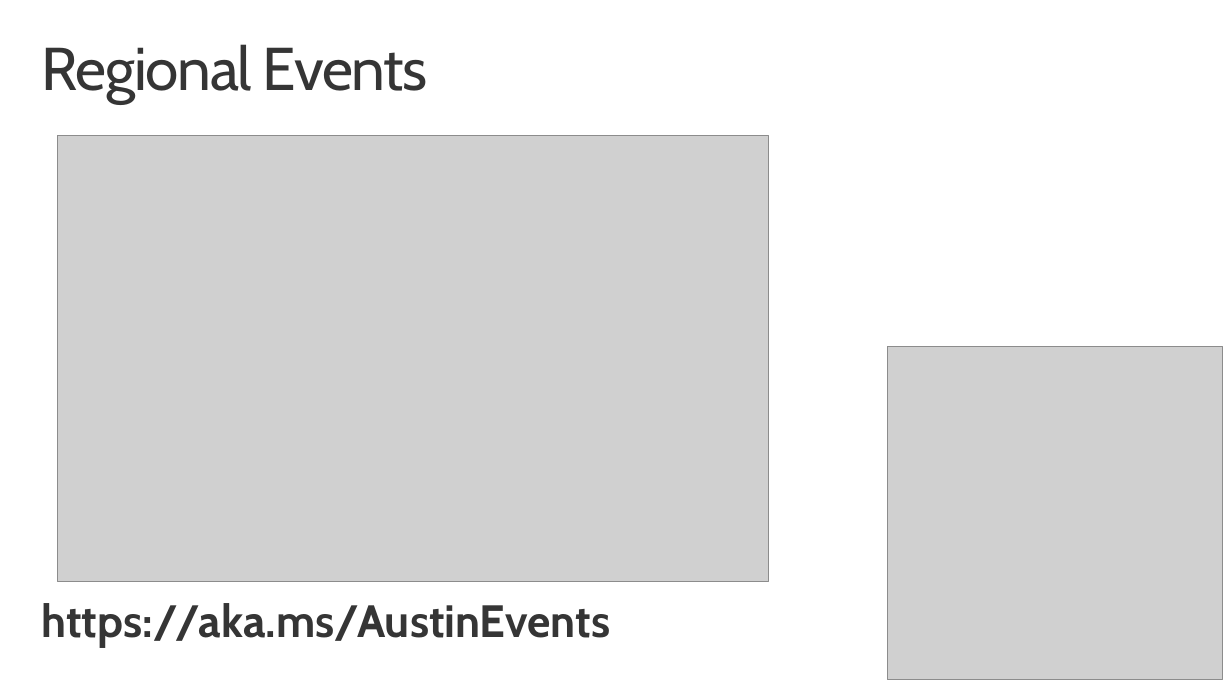
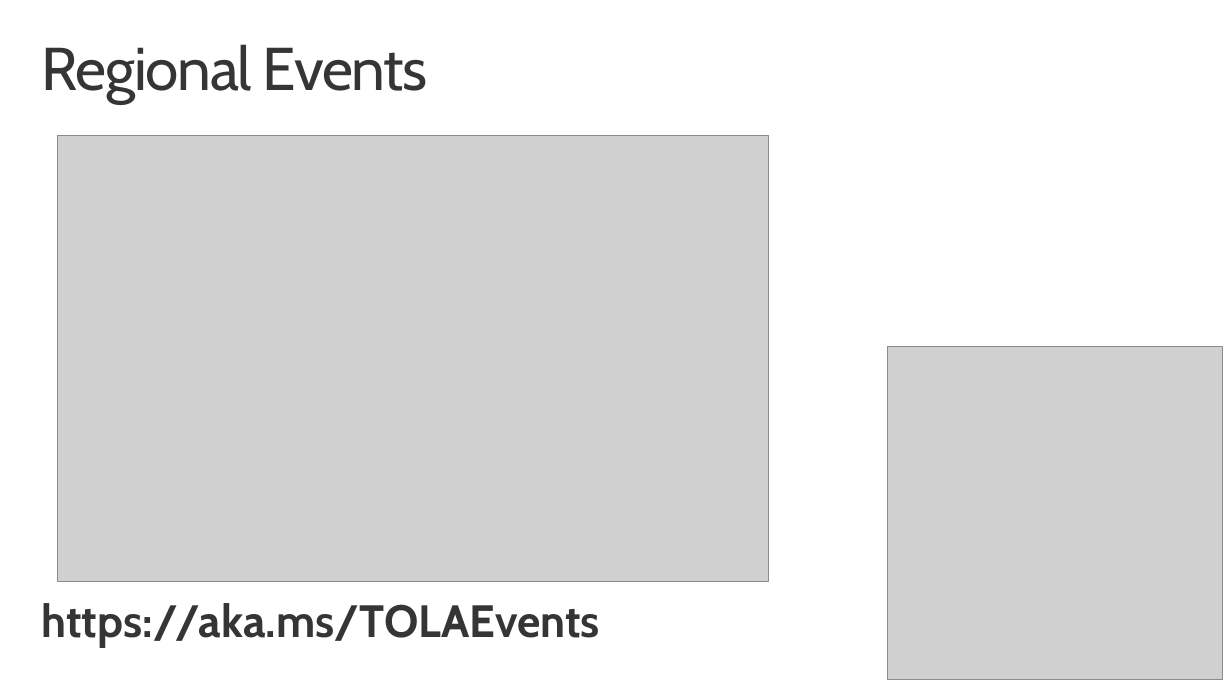
Before and after one commit to shawnweisfeld/20180811_SQLSaturdayBR, a slide deck: slide 4 of CognitiveServices.pptx. Drawn at 1232x693 pixels with LibreOffice and Linux fonts; fonts in the diff are those of the drawing; grey boxes stand for pictures; background and template pictures are left out. Boxes give left, top, right and bottom in pixels: in the first picture for what was removed or moved away, otherwise in the second. Text is boxed around its words. In the diff, an @@ line names an element or a change of style, - is before the commit and + after.

```diff
--- a/CognitiveServices.pptx
+++ b/CognitiveServices.pptx
@@ text at [42,603,600,648]: text changed @@
-https://aka.ms/AustinEvents
+https://aka.ms/TOLAEvents
```
Also in this commit, not shown: 1 slide added.
